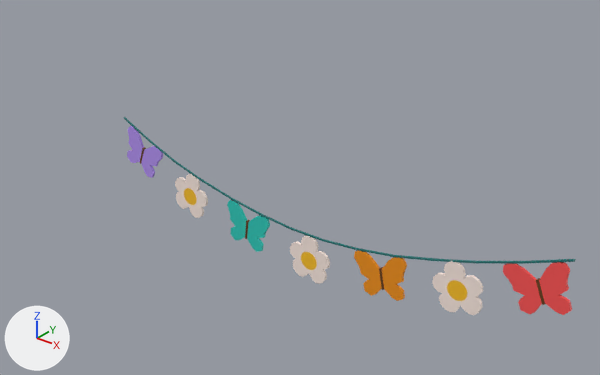
Renders of the FBX model resources/models/uncompiled/ButterflyFlowerBanner02.fbx from each side of a commit.
One viewpoint serves both versions: a 50 mm lens placed at (50.8, -40.6, 24.4), pointed at (16.1, 2.7, -2.5). The axes (+X, +Y, +Z) are drawn at lower left. The lights are the same throughout. Where no turn or scale is listed for an object, it has been applied to the vertices.

The scene before the commit, as lines of its bpy script (objects in view):
```python
ob_cube_071 = bpy.data.objects.new('Cube.071', me_cube_019)
ob_cube_071.location = (19.11, 0.0, -3.52)
ob_cube_074 = bpy.data.objects.new('Cube.074', me_cube_022)
ob_cube_074.location = (19.11, 0.0, -3.52)
ob_cube_075 = bpy.data.objects.new('Cube.075', me_cube_023)
ob_cube_075.location = (19.11, 0.0, -3.52)
ob_cube_076 = bpy.data.objects.new('Cube.076', me_cube_024)
ob_cube_076.location = (19.11, 0.0, -3.52)
ob_cube_076.rotation_euler = (-1.571, -3.136, 0.0)  # degrees (-90, -180, 0)
ob_cube_076.scale = (0.0158, 0.0158, 0.0158)
ob_cube_077 = bpy.data.objects.new('Cube.077', me_cube_027)
ob_cube_077.location = (19.11, 0.0, -3.52)
ob_cube_078 = bpy.data.objects.new('Cube.078', me_cube_028)
ob_cube_078.location = (19.11, 0.0, -3.52)
ob_cube_079 = bpy.data.objects.new('Cube.079', me_cube_030)
ob_cube_079.location = (19.11, 0.0, -3.52)
ob_cylinder_032 = bpy.data.objects.new('Cylinder.032', me_cylinder_030)
ob_cylinder_032.location = (19.11, 0.0, -3.52)
```
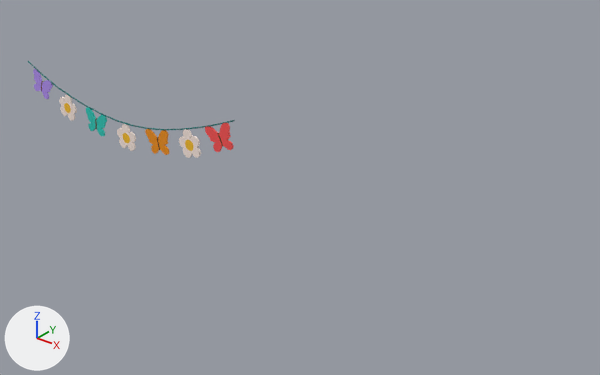
Location of each change, (x1, y1, x2, y2) in pixels of the pictures (600 x 375 px):
'Cube.079', deleted (red)
    before: (503, 262, 572, 315)
'Cube.078', deleted
    before: (432, 262, 483, 315)
'Cube.076', moved, rescaled (51% narrower, 44% shorter)
    before: (290, 235, 330, 284)
    after: (117, 124, 136, 151)
'Cube.077', deleted (orange)
    before: (354, 250, 407, 301)
'Cylinder.032', deleted (cyan)
    before: (124, 117, 576, 264)
'Cube.075', deleted (cyan)
    before: (227, 200, 270, 252)
'Cube.074', deleted
    before: (175, 174, 208, 218)
'Cube.071', deleted (purple)
    before: (127, 126, 163, 178)
'Cube.089', added (red)
    after: (205, 123, 234, 152)
'Cube.088', added
    after: (179, 129, 201, 158)
'Cube.087', added
    after: (145, 129, 170, 155)
'Cube.085', added
    after: (86, 107, 107, 137)
'Cube.084', added
    after: (59, 95, 77, 121)
'Cylinder.070', added
    after: (28, 61, 235, 130)
'Cube.083', added
    after: (33, 69, 53, 99)

Patch to the scene script:
```diff
--- a/resources/models/uncompiled/ButterflyFlowerBanner02.fbx.py
+++ b/resources/models/uncompiled/ButterflyFlowerBanner02.fbx.py
@@ ob_cube_079 @@
-ob_cube_079 = bpy.data.objects.new('Cube.079', me_cube_030)
@@ ob_cube_076 @@
 ob_cube_076 = bpy.data.objects.new('Cube.076', me_cube_024)
-ob_cube_076.location = (19.11, 0.0, -3.52)
+ob_cube_076.location = (0.0, 0.0, 0.0)
 ob_cube_076.rotation_euler = (-1.571, -3.136, 0.0)  # degrees (-90, -180, 0)
-ob_cube_076.scale = (0.0158, 0.0158, 0.0158)
+ob_cube_076.scale = (0.01, 0.01, 0.01)
@@ ob_cube_071 @@
-ob_cube_071 = bpy.data.objects.new('Cube.071', me_cube_019)
@@ ob_cube_075 @@
-ob_cube_075 = bpy.data.objects.new('Cube.075', me_cube_023)
@@ ob_cylinder_032 @@
-ob_cylinder_032 = bpy.data.objects.new('Cylinder.032', me_cylinder_030)
@@ ob_cube_074 @@
-ob_cube_074 = bpy.data.objects.new('Cube.074', me_cube_022)
@@ ob_cube_077 @@
-ob_cube_077 = bpy.data.objects.new('Cube.077', me_cube_027)
@@ ob_cube_078 @@
-ob_cube_078 = bpy.data.objects.new('Cube.078', me_cube_028)
@@ ob_cylinder_070 @@
+ob_cylinder_070 = bpy.data.objects.new('Cylinder.070', me_cylinder_032)  # 72 vertices, 75 faces; spans x -12.5..12.3, y -0.1..0.1, z -0.6..2.8; in mat_butterflyflowerbanner02mat (picture img_butterflyflowerbanner02_basecolour_dds)
+ob_cylinder_070.location = (0.0, 0.0, 0.0)
@@ ob_cube_084 @@
+ob_cube_084 = bpy.data.objects.new('Cube.084', me_cube_093)  # 210 vertices, 208 faces; spans x -8.58..-6.38, y -0.06..0.07, z -1.99..0.35; in mat_butterflyflowerbanner02mat (picture img_butterflyflowerbanner02_basecolour_dds)
+ob_cube_084.location = (0.0, 0.0, 0.0)
@@ ob_cube_088 @@
+ob_cube_088 = bpy.data.objects.new('Cube.088', me_cube_097)  # 210 vertices, 208 faces; spans x 6.37..8.59, y -0.06..0.07, z -1.54..0.8; in mat_butterflyflowerbanner02mat (picture img_butterflyflowerbanner02_basecolour_dds)
+ob_cube_088.location = (0.0, 0.0, 0.0)
@@ ob_cube_083 @@
+ob_cube_083 = bpy.data.objects.new('Cube.083', me_cube_091)  # 234 vertices, 232 faces; spans x -12.15..-9.43, y -0.08..0.09, z -0.76..1.79; in mat_butterflyflowerbanner02mat (picture img_butterflyflowerbanner02_basecolour_dds)
+ob_cube_083.location = (0.0, 0.0, 0.0)
@@ ob_cube_087 @@
+ob_cube_087 = bpy.data.objects.new('Cube.087', me_cube_096)  # 234 vertices, 232 faces; spans x 2.5..5.1, y -0.08..0.09, z -2.26..0.1; in mat_butterflyflowerbanner02mat (picture img_butterflyflowerbanner02_basecolour_dds)
+ob_cube_087.location = (0.0, 0.0, 0.0)
@@ ob_cube_089 @@
+ob_cube_089 = bpy.data.objects.new('Cube.089', me_cube_098)  # 234 vertices, 232 faces; spans x 9.3..12.04, y -0.08..0.09, z -0.21..2.37; in mat_butterflyflowerbanner02mat (picture img_butterflyflowerbanner02_basecolour_dds)
+ob_cube_089.location = (0.0, 0.0, 0.0)
@@ ob_cube_085 @@
+ob_cube_085 = bpy.data.objects.new('Cube.085', me_cube_094)  # 234 vertices, 232 faces; spans x -4.98..-2.35, y -0.08..0.09, z -2.46..-0.19; in mat_butterflyflowerbanner02mat (picture img_butterflyflowerbanner02_basecolour_dds)
+ob_cube_085.location = (0.0, 0.0, 0.0)
```
